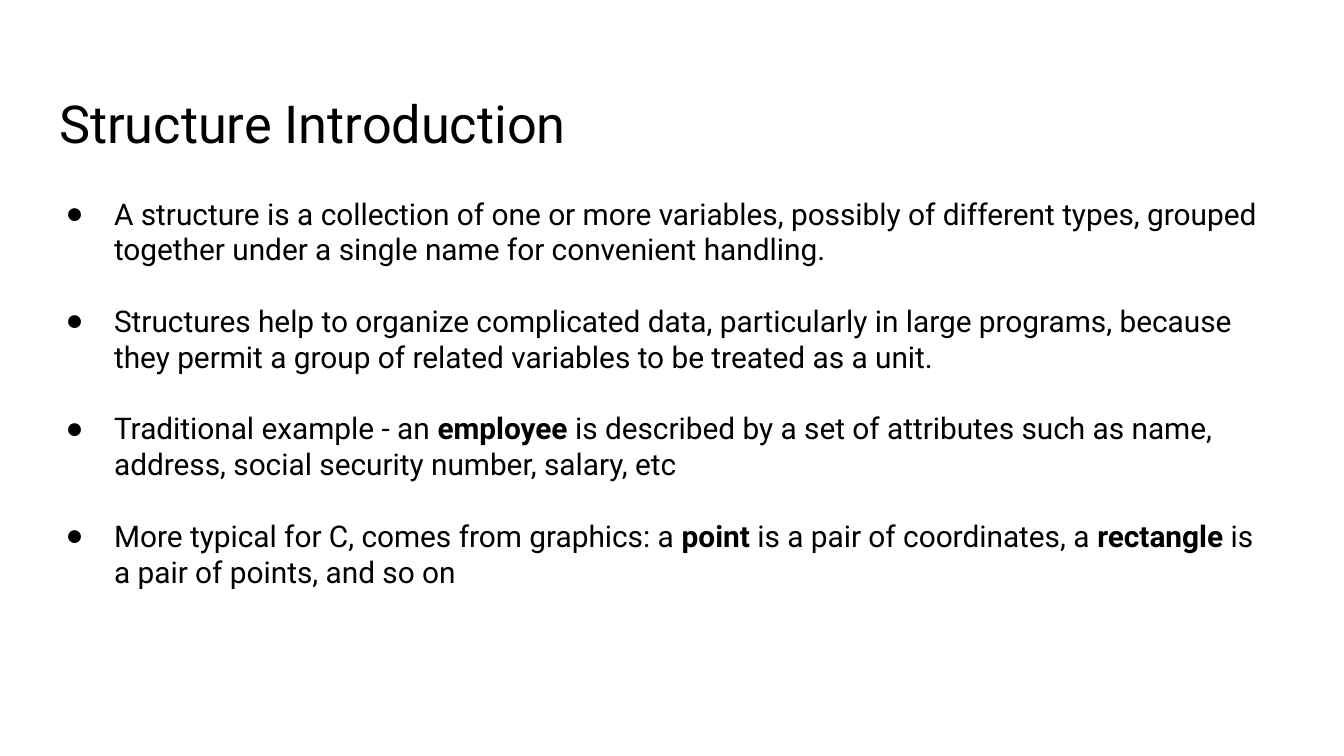
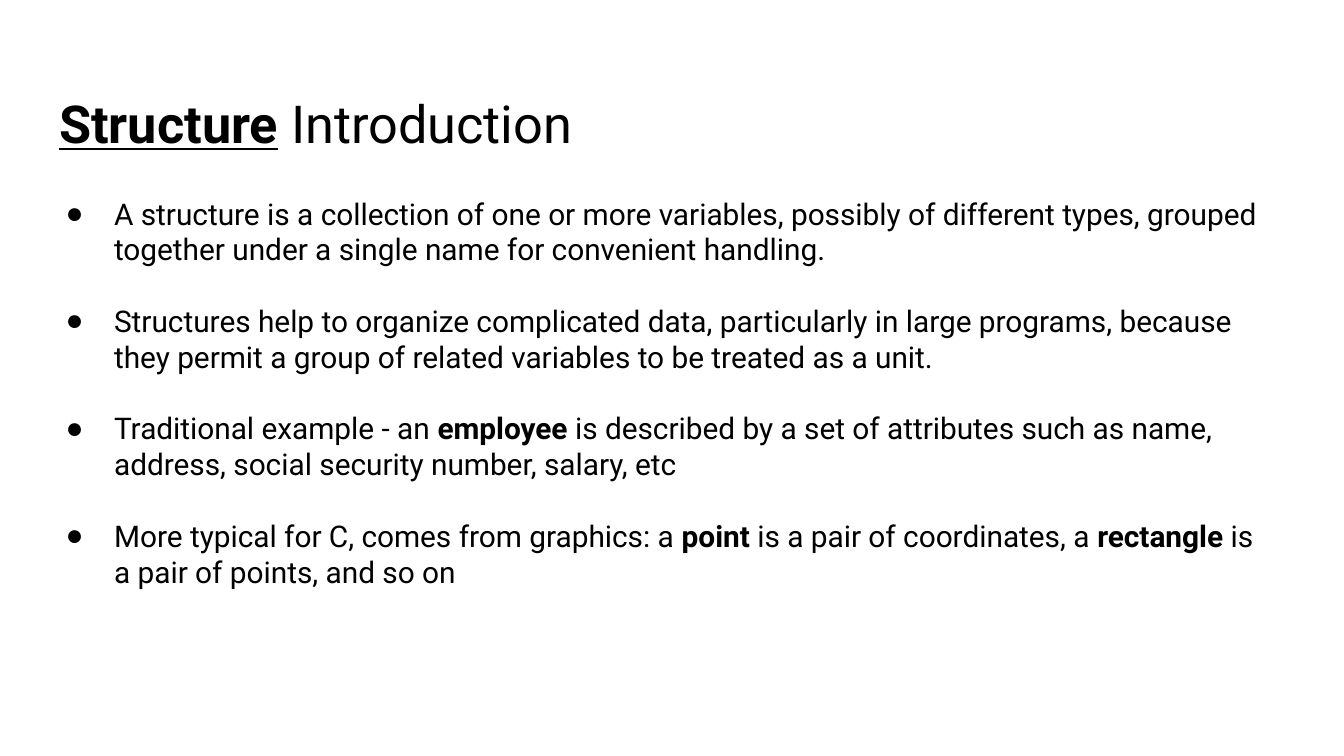
Before and after one commit to ramitgarg/Learnings-for-students, a slide deck: slide 4 of C Laguage/C language Part 3 - Structure and Union.pptx (slide 3 before the commit). Drawn at 1344x756 pixels with LibreOffice and Linux fonts; fonts in the diff are those of the drawing. Boxes give left, top, right and bottom in pixels: in the first picture for what was removed or moved away, otherwise in the second. Text is boxed around its words. In the diff, an @@ line names an element or a change of style, - is before the commit and + after.

```diff
--- a/C Laguage/C language Part 3 - Structure and Union.pptx
+++ b/C Laguage/C language Part 3 - Structure and Union.pptx
@@ title "Structure Introduction" at [59, 103, 572, 150]: bold on, underline on in "Structure" @@
```
Also in this commit, not shown: 5 other slides changed, 3 slides added.
